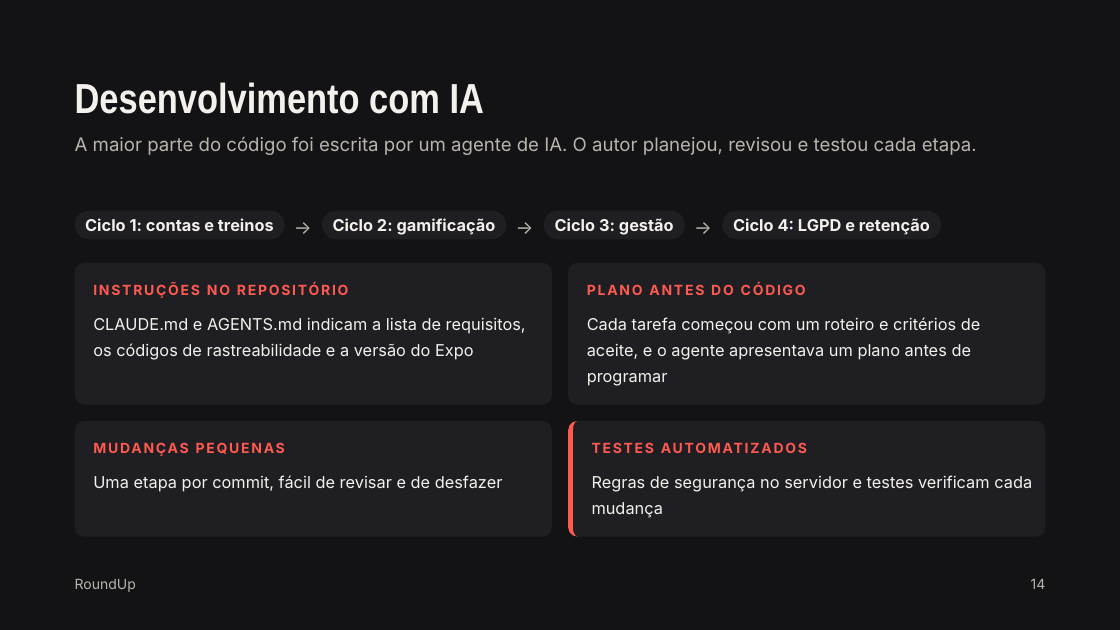
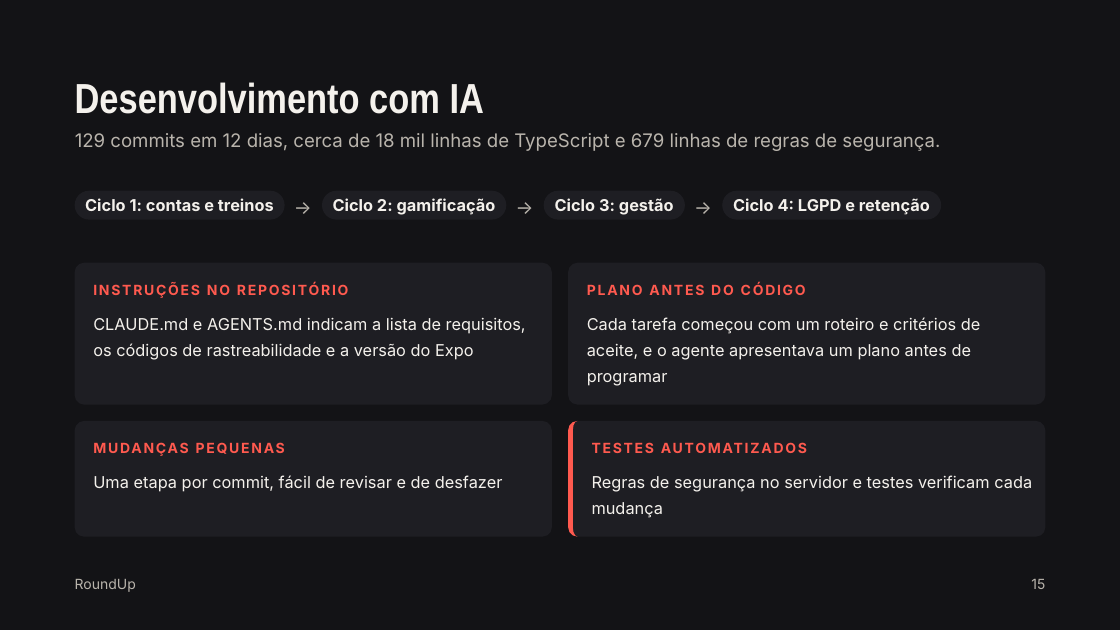
Before and after one commit to andreccoelho/roundup_app, a slide deck: slide 15 of docs/apresentacao-defesa/Defesa TCC — RoundUp.pptx (slide 14 before the commit). Drawn at 1120x630 pixels with LibreOffice and Linux fonts; fonts in the diff are those of the drawing. Boxes give left, top, right and bottom in pixels: in the first picture for what was removed or moved away, otherwise in the second. Text is boxed around its words. In the diff, an @@ line names an element or a change of style, - is before the commit and + after.

Commit message:
docs(apresentacao): diagramas técnicos nos slides e roteiro de estudo
Casos de uso e sequência do check-in (slide 13), modelo de dados do
Firestore (slide 14), números do repositório e testes por camada.
Roteiro com os novos tempos, perguntas de modelagem e o comando de
reset com a credencial.

```diff
--- a/docs/apresentacao-defesa/Defesa TCC — RoundUp.pptx
+++ b/docs/apresentacao-defesa/Defesa TCC — RoundUp.pptx
@@ text removed at bbox=[75, 137, 977, 155] @@
-A maior parte do código foi escrita por um agente de IA. O autor planejou, revisou e testou cada etapa.
@@ text added at bbox=[75, 133, 940, 151], 16 pt, text #B9B4AC @@
+129 commits em 12 dias, cerca de 18 mil linhas de TypeScript e 679 linhas de regras de segurança.
@@ 4 rounded rectangles, 3 texts: place and size @@
-4 rounded rectangles, 3 texts at bbox=[75, 211, 942, 240]
+4 rounded rectangles, 3 texts at bbox=[75, 191, 942, 221]
@@ text at bbox=[1031, 579, 1045, 589]: text changed @@
-14
+15
```
Also in this commit, not shown: 10 other slides changed, 1 slide added, 1 other file.
